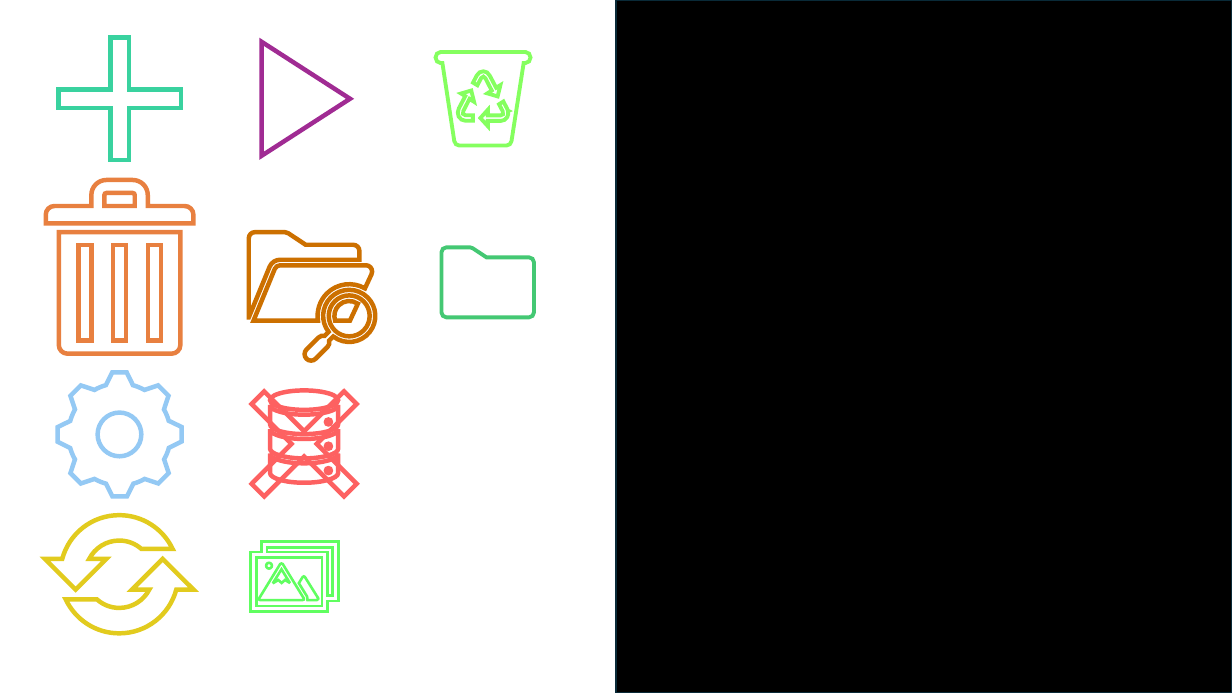
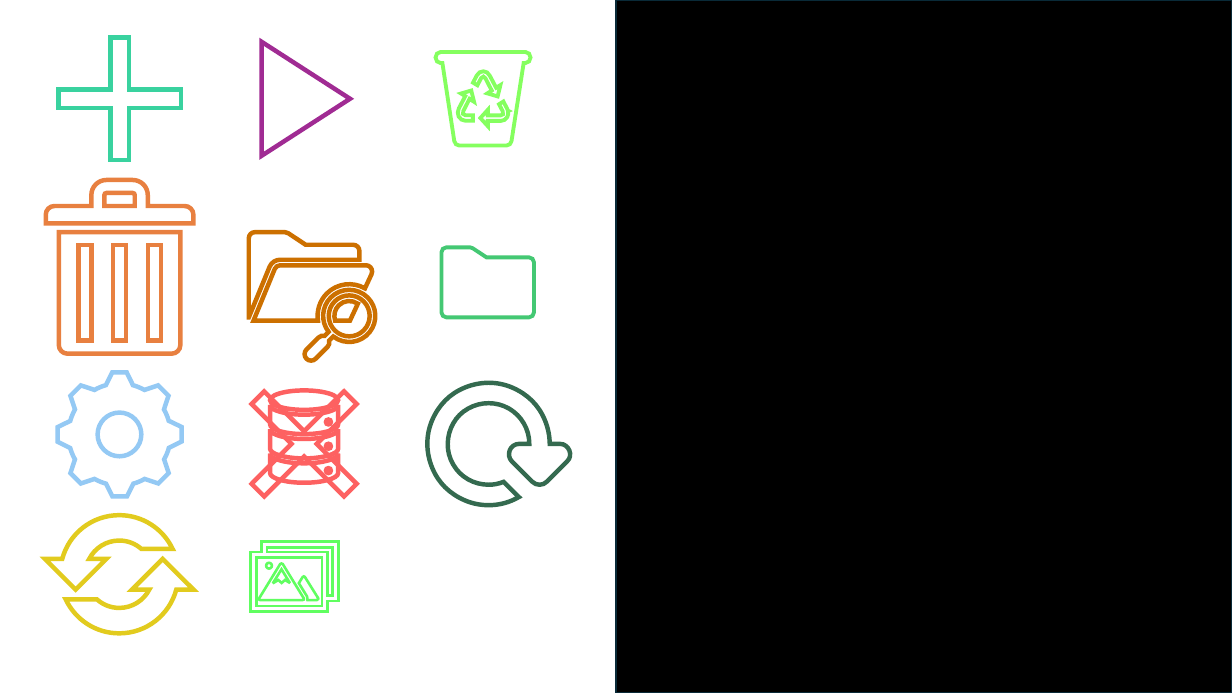
Before and after one commit to Hattaakim/Compress-Photo, a slide deck: slide 1 of Window Design/Icon Design.pptx. Drawn at 1232x693 pixels with LibreOffice and Linux fonts; fonts in the diff are those of the drawing. Boxes give left, top, right and bottom in pixels: in the first picture for what was removed or moved away, otherwise in the second. Text is boxed around its words. In the diff, an @@ line names an element or a change of style, - is before the commit and + after.

```diff
--- a/Window Design/Icon Design.pptx
+++ b/Window Design/Icon Design.pptx
@@ freeform shape added at bbox=[428, 383, 571, 505], outline #F3BB1D 3.47 pt @@
```
Also in this commit, not shown: 8 other files.
